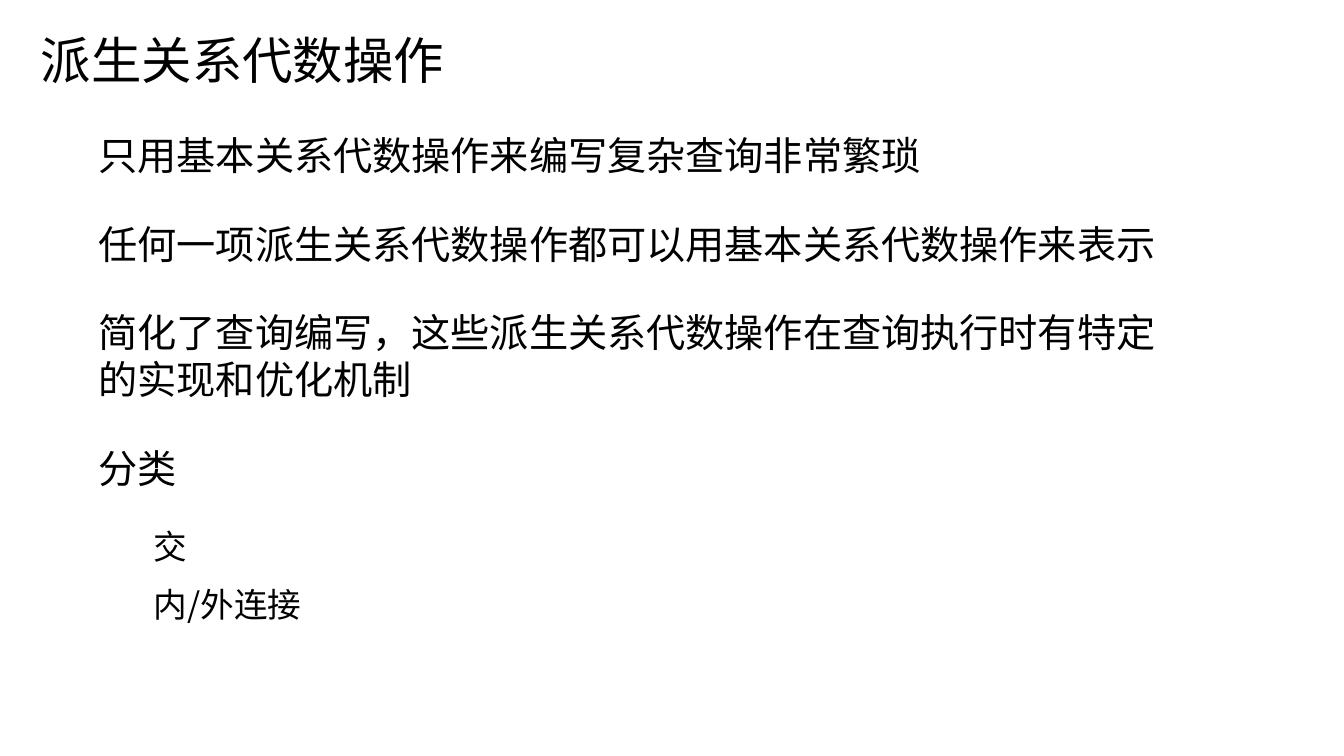
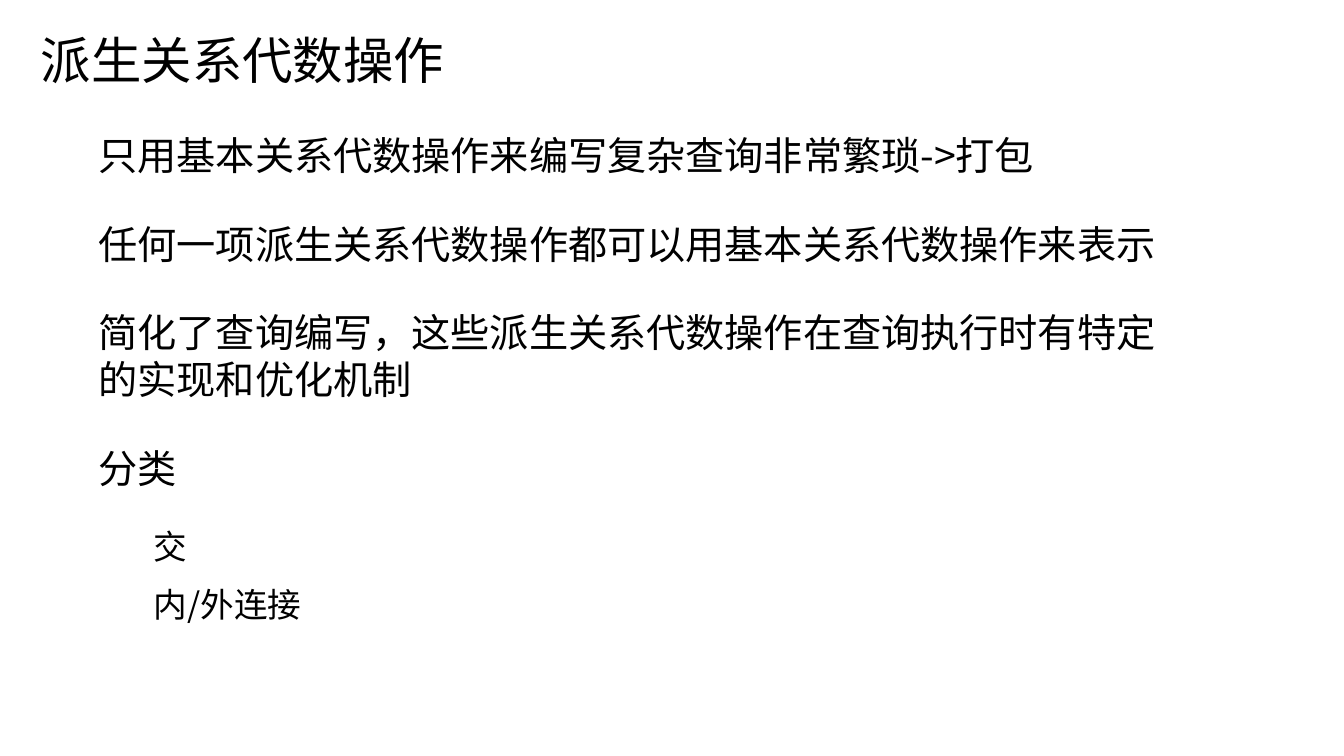
Before and after one commit to y-tanx/HIT-Database-Systems-Course, a slide deck: slide 23 of 第2章 关系数据库/第2章关系数据库.pptx. Drawn at 1344x756 pixels with LibreOffice and Linux fonts; fonts in the diff are those of the drawing. Boxes give left, top, right and bottom in pixels: in the first picture for what was removed or moved away, otherwise in the second. Text is boxed around its words. In the diff, an @@ line names an element or a change of style, - is before the commit and + after.

Commit message:
Fix: 第2章关系数据库 PPT 修改了拼写错误，调整了结构

```diff
--- a/第2章 关系数据库/第2章关系数据库.pptx
+++ b/第2章 关系数据库/第2章关系数据库.pptx
@@ text at (98,136,1034,174): text changed @@
-只用基本关系代数操作来编写复杂查询非常繁琐
+只用基本关系代数操作来编写复杂查询非常繁琐->打包
```
Also in this commit, not shown: 12 other slides changed.
